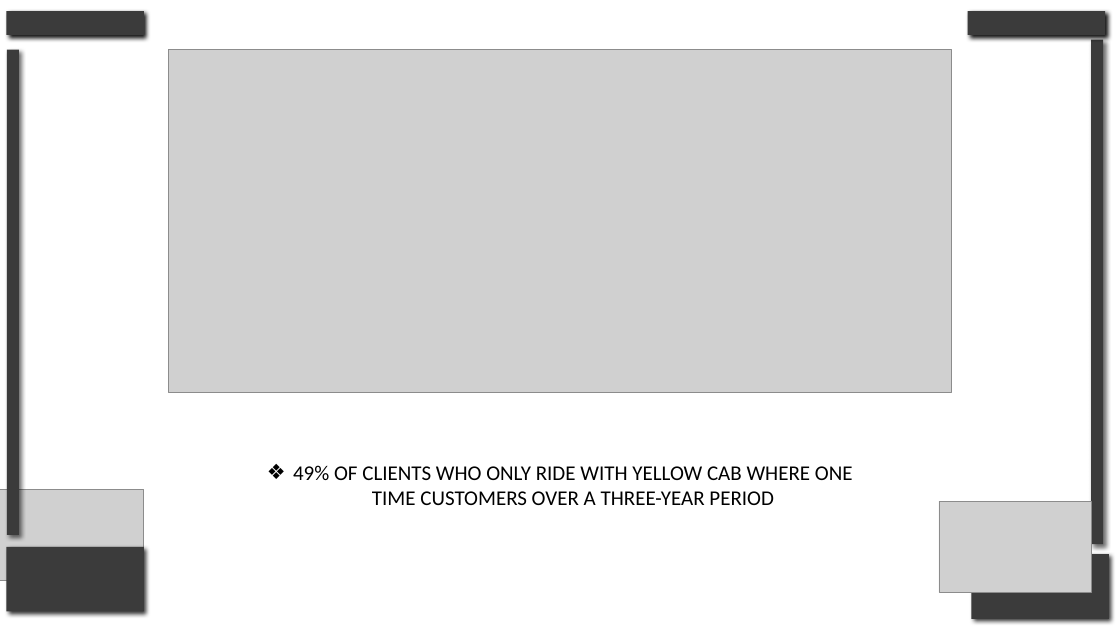
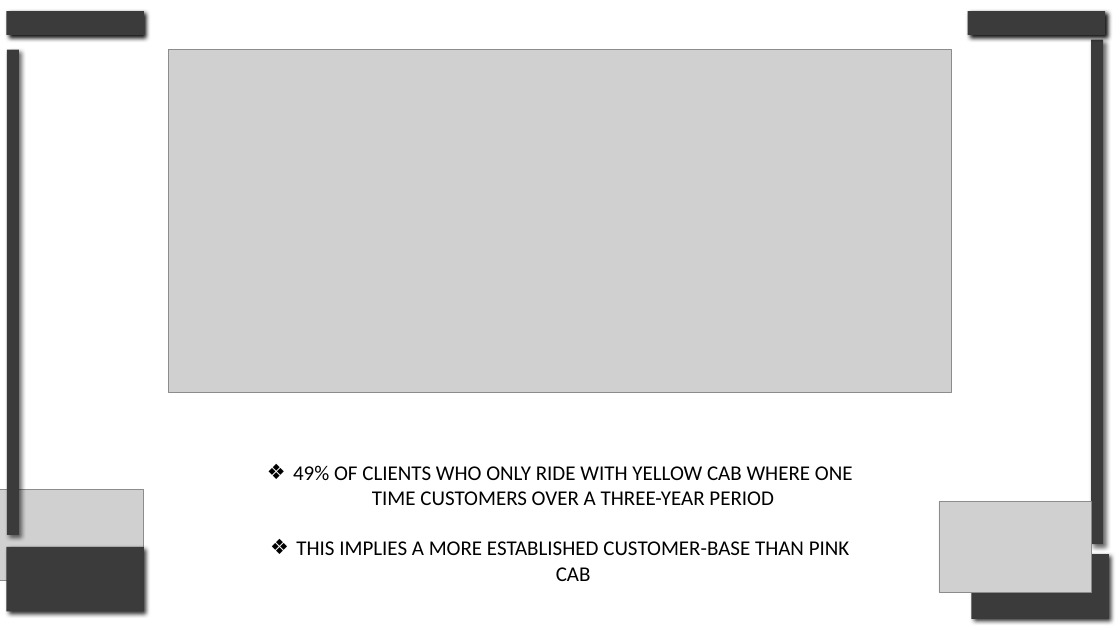
Before and after one commit to Drew5040/Portfolio, a slide deck: slide 22 of Sample1_Exploratory.Data.Analysis/eda.presentation.pptx. Drawn at 1120x630 pixels with LibreOffice and Linux fonts; fonts in the diff are those of the drawing; grey boxes stand for pictures. Boxes give left, top, right and bottom in pixels: in the first picture for what was removed or moved away, otherwise in the second. Text is boxed around its words. In the diff, an @@ line names an element or a change of style, - is before the commit and + after.

```diff
--- a/Sample1_Exploratory.Data.Analysis/eda.presentation.pptx
+++ b/Sample1_Exploratory.Data.Analysis/eda.presentation.pptx
@@ text at (296,541,850,581): paragraph added @@
+❖ THIS IMPLIES A MORE ESTABLISHED CUSTOMER-BASE THAN PINK CAB
```
Also in this commit, not shown: 16 other slides changed, 2 slides added, 1 slide removed.
